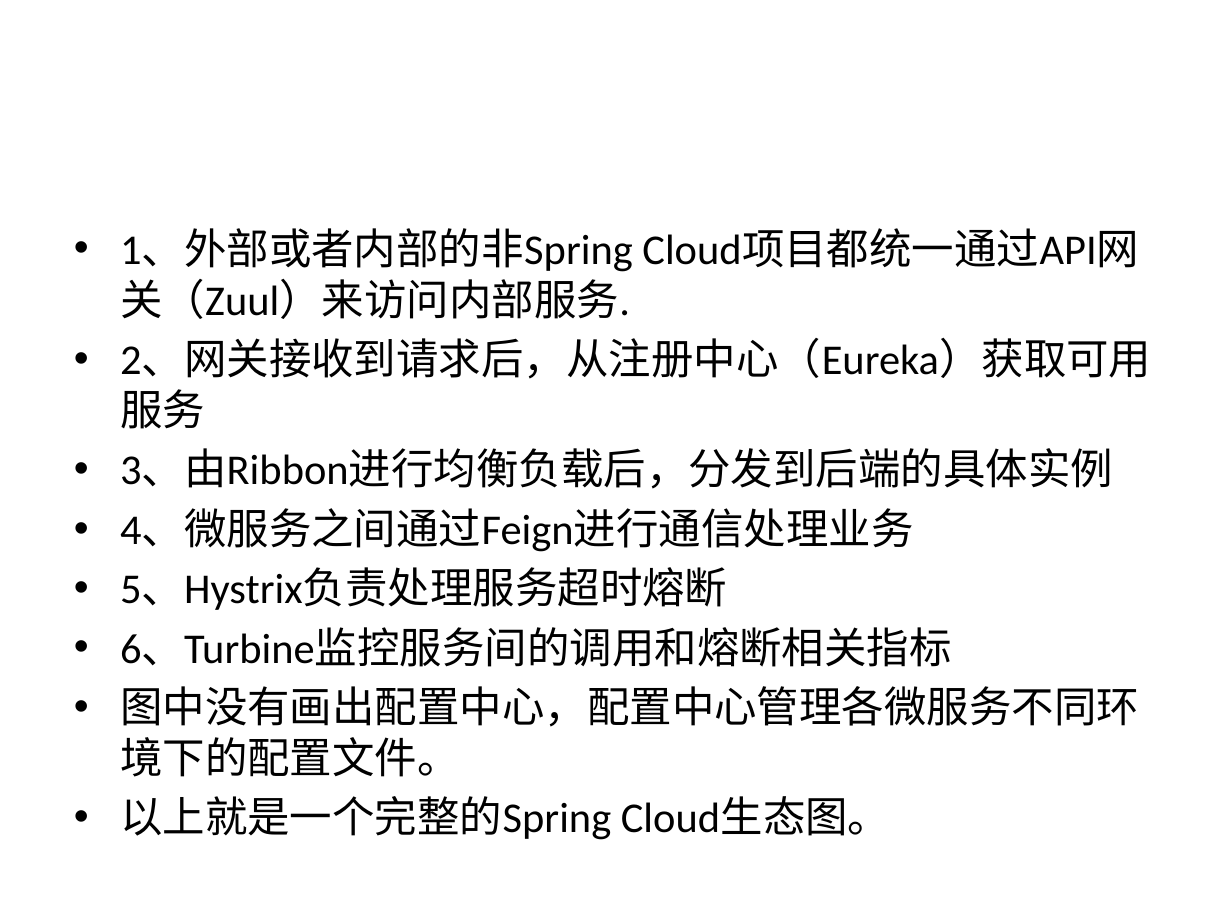
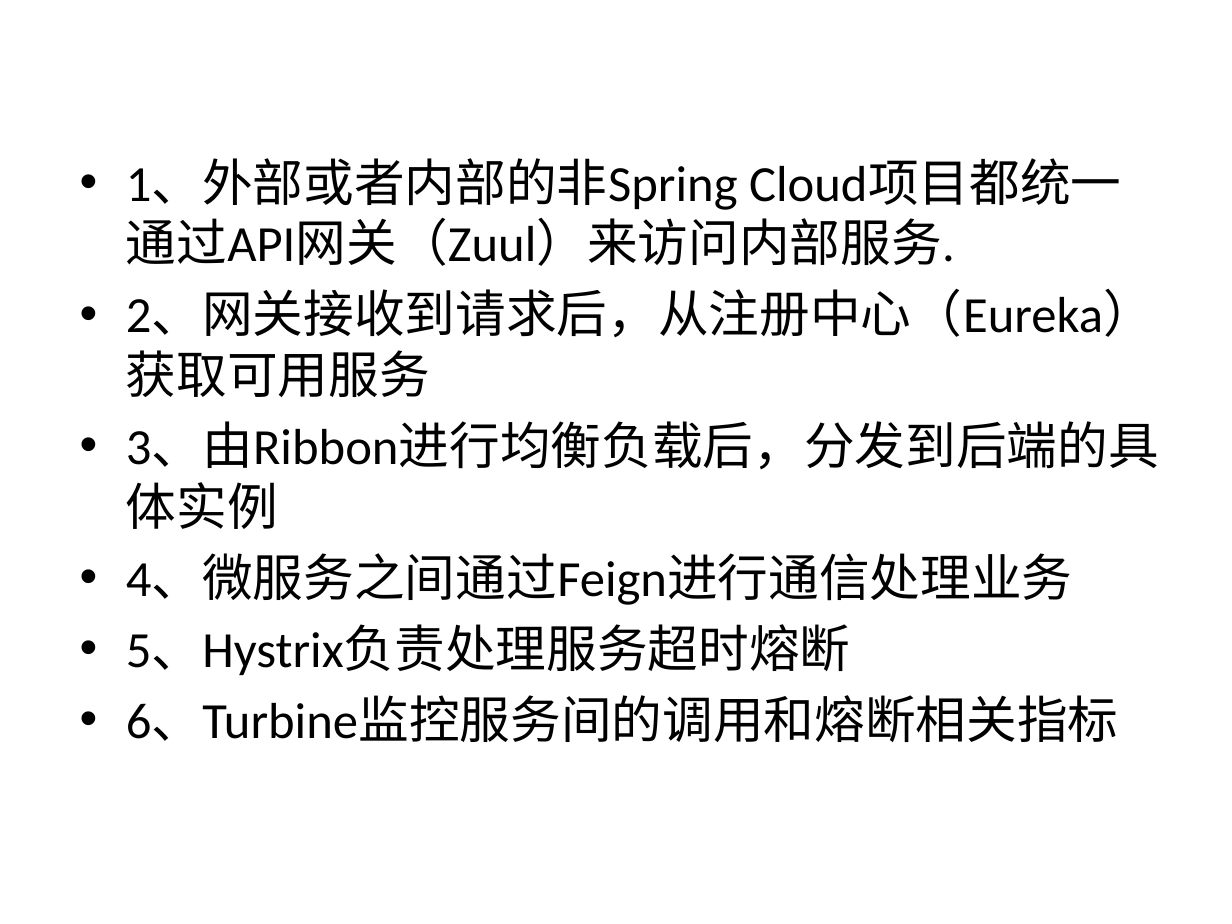
Before and after one commit to qbkken/spring_cloud, a slide deck: slide 4 of spring_cloud.ppt. Drawn at 1232x924 pixels with LibreOffice and Linux fonts; fonts in the diff are those of the drawing. Boxes give left, top, right and bottom in pixels: in the first picture for what was removed or moved away, otherwise in the second. Text is boxed around its words. In the diff, an @@ line names an element or a change of style, - is before the commit and + after.

```diff
--- a/spring_cloud.ppt
+++ b/spring_cloud.ppt
@@ text "1、外部或者内部的非Spring Cloud项目都统一通过API网关（Zuul）来访问内部服务.": place and size @@
-text "1、外部或者内部的非Spring Cloud项目都统一通过API网关（Zuul）来访问内部服务." at <box>120,229,1151,840</box>
+text "1、外部或者内部的非Spring Cloud项目都统一通过API网关（Zuul）来访问内部服务." at <box>126,159,1159,742</box>
@@ text "1、外部或者内部的非Spring Cloud项目都统一通过API网关（Zuul）来访问内部服务." at <box>126,159,1159,742</box>: size 24.8 to 29.6 pt @@
@@ text at <box>120,686,1139,840</box>: paragraphs removed @@
-• 图中没有画出配置中心，配置中心管理各微服务不同环境下的配置文件。
-• 以上就是一个完整的Spring Cloud生态图。
```
Also in this commit, not shown: 3 other slides changed, 8 slides added, 2 slides removed, 6 other files.
